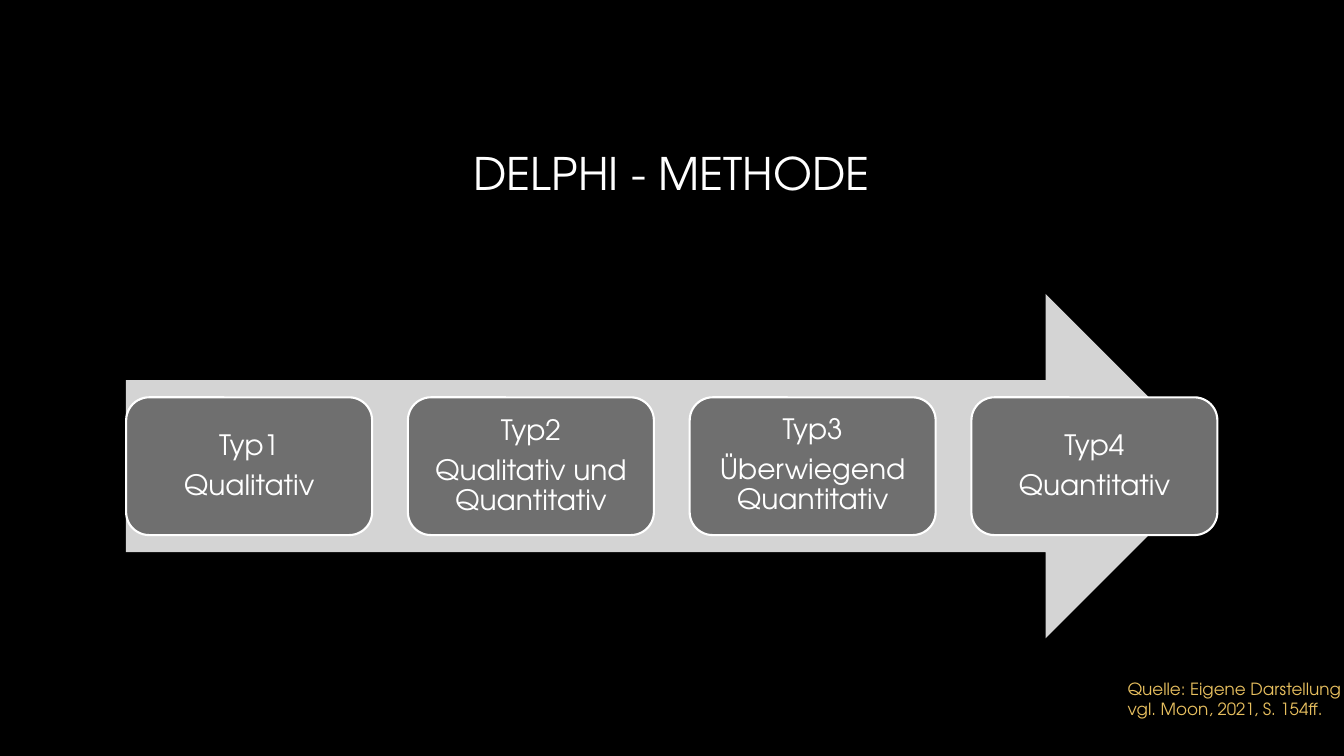
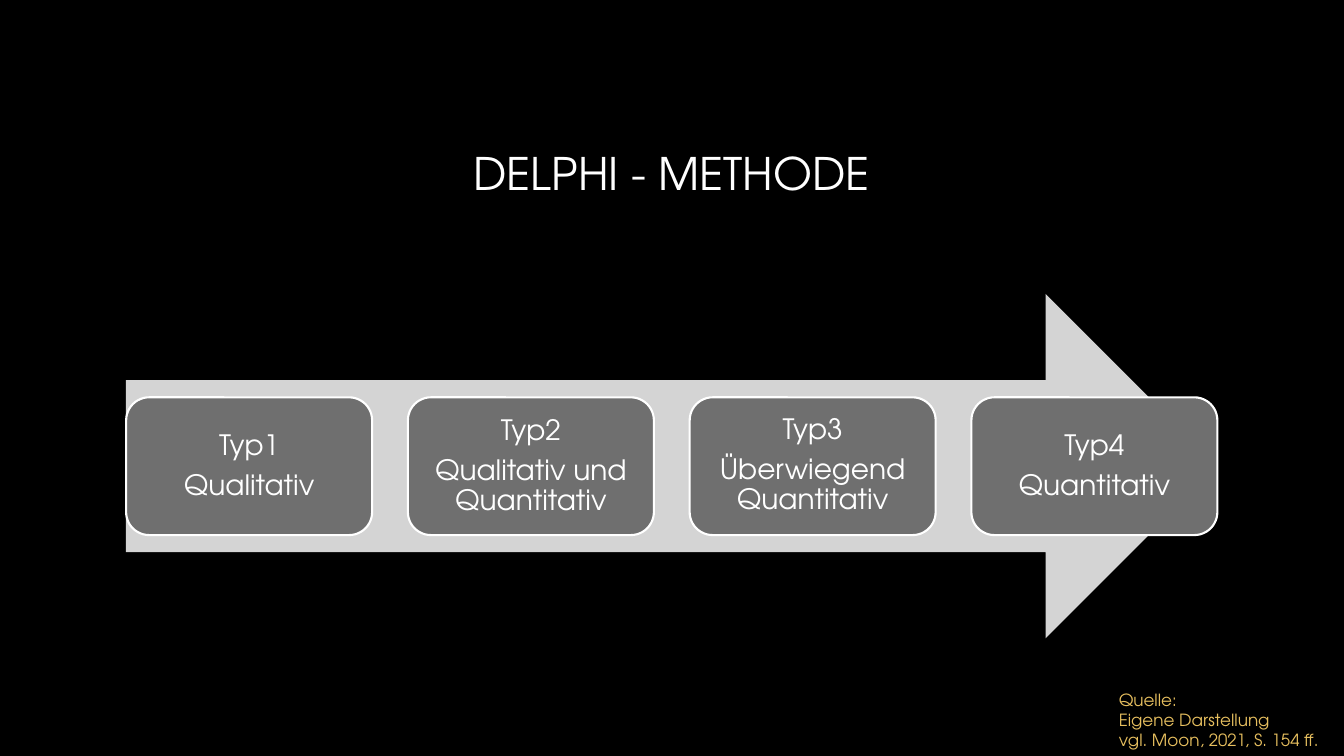
Before and after one commit to JimmyJ0ee/Projektmanagement_Q2, a slide deck: slide 12 of Vortrag A1008.pptx. Drawn at 1344x756 pixels with LibreOffice and Linux fonts; fonts in the diff are those of the drawing; background and template pictures are left out. Boxes give left, top, right and bottom in pixels: in the first picture for what was removed or moved away, otherwise in the second. Text is boxed around its words. In the diff, an @@ line names an element or a change of style, - is before the commit and + after.

Commit message:
final Version

```diff
--- a/Vortrag A1008.pptx
+++ b/Vortrag A1008.pptx
@@ text at [1119, 693, 1318, 750]: text changed @@
-Quelle: Eigene Darstellung
-vgl. Moon, 2021, S. 154ff.
+Quelle:
+Eigene Darstellung
+vgl. Moon, 2021, S. 154 ff.
```
Also in this commit, not shown: 10 other slides changed.
